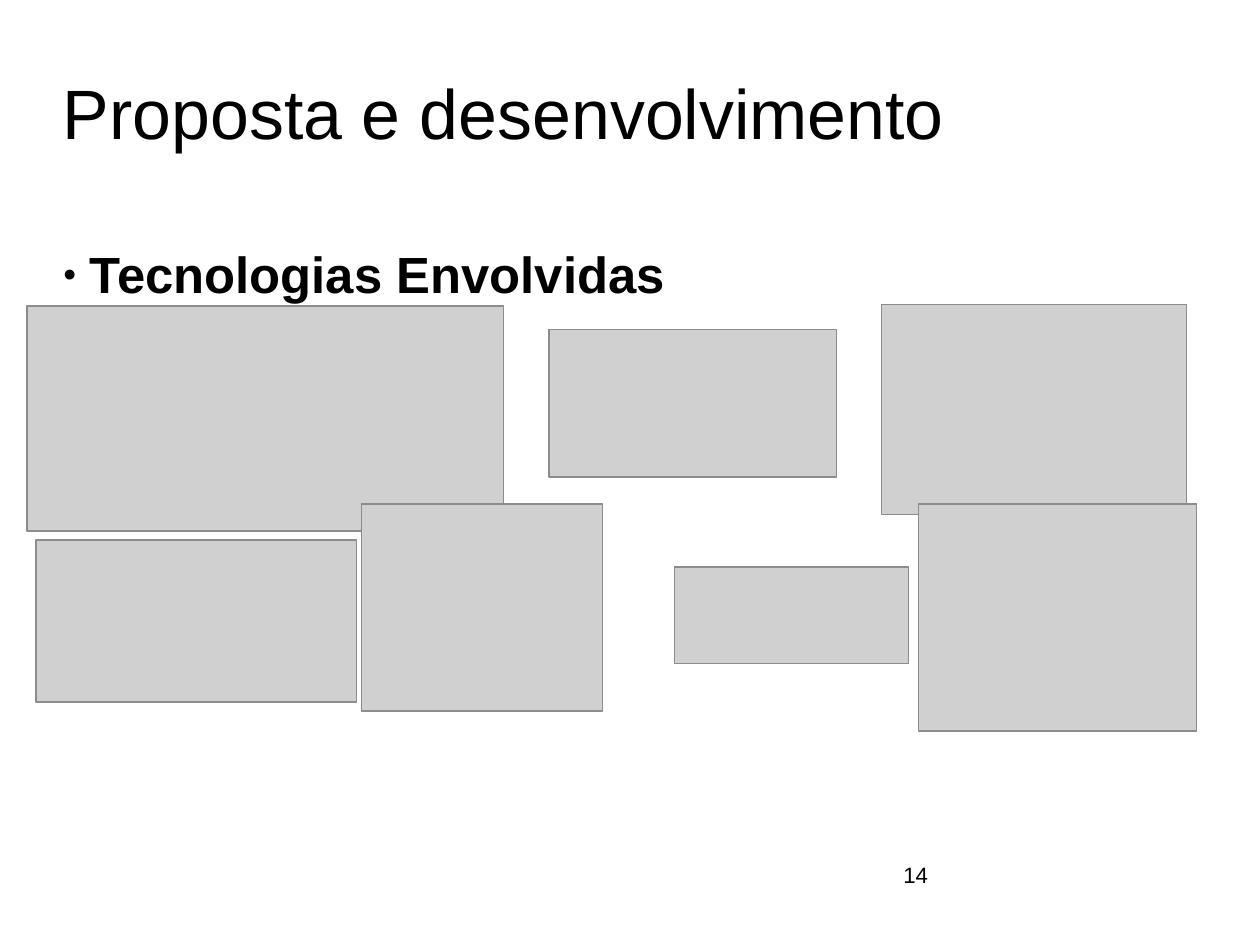
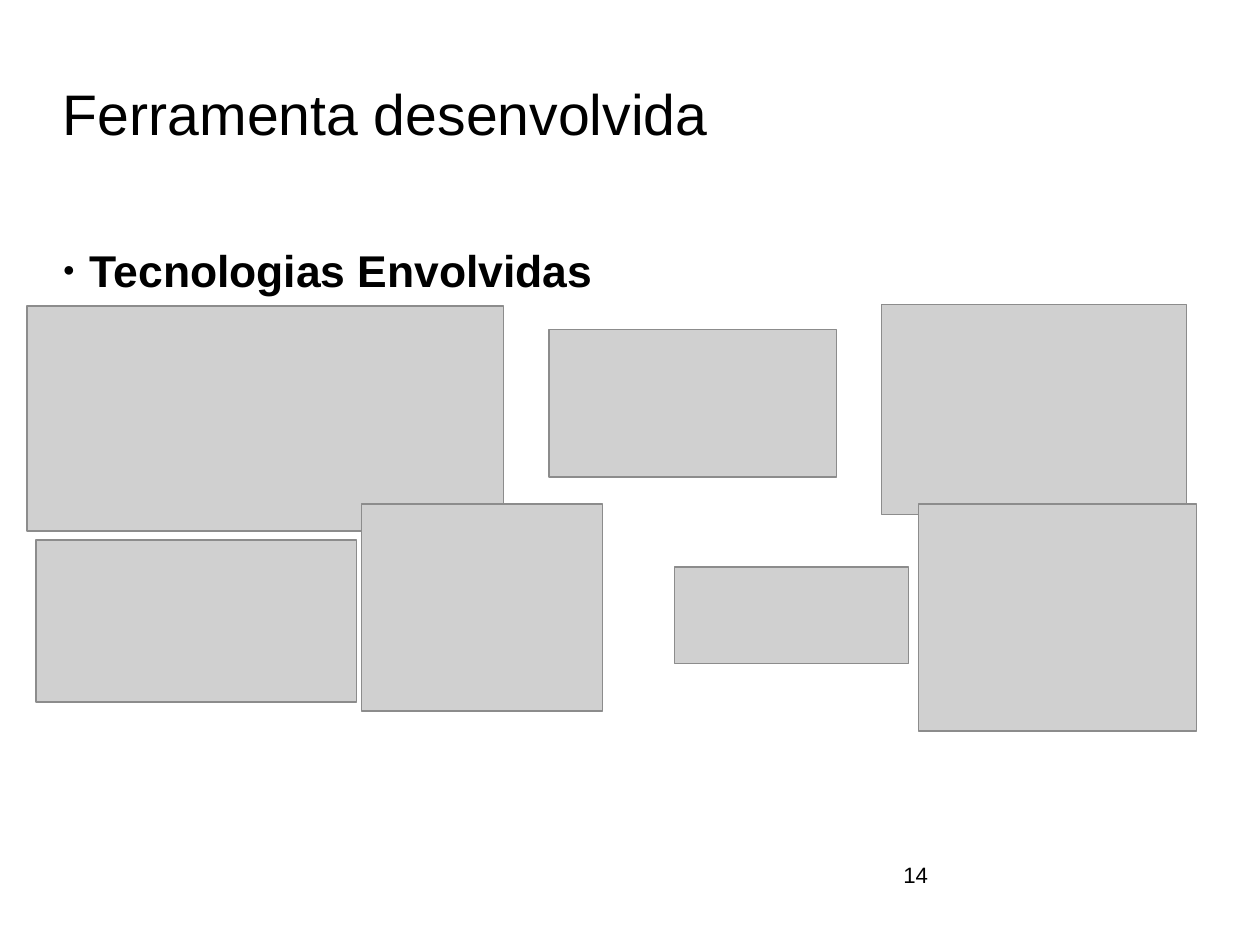
Before and after one commit to ftomasini/smdb, a slide deck: slide 14 of Documentos/FTOMASINI/FINAL/APRESENTACAO.odp. Drawn at 1260x945 pixels with LibreOffice and Linux fonts; fonts in the diff are those of the drawing; grey boxes stand for pictures; background and template pictures are left out. Boxes give left, top, right and bottom in pixels: in the first picture for what was removed or moved away, otherwise in the second. Text is boxed around its words. In the diff, an @@ line names an element or a change of style, - is before the commit and + after.

```diff
--- a/Documentos/FTOMASINI/FINAL/APRESENTACAO.odp
+++ b/Documentos/FTOMASINI/FINAL/APRESENTACAO.odp
@@ title at bbox=[63, 93, 708, 136]: text changed; size 44 to 36 pt @@
-Proposta e desenvolvimento
+Ferramenta desenvolvida
@@ text "Tecnologias Envolvidas" at bbox=[90, 254, 592, 296]: size 32 to 28 pt @@
```
Also in this commit, not shown: 12 other slides changed, 12 slides added, 12 slides removed, 3 other files.
